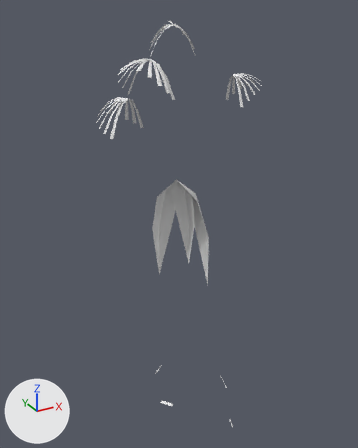
The OBJ model game/assets/models/plants/SM_Plant_FanPalmMature_Leaf_LOD1.obj, before and after one commit.
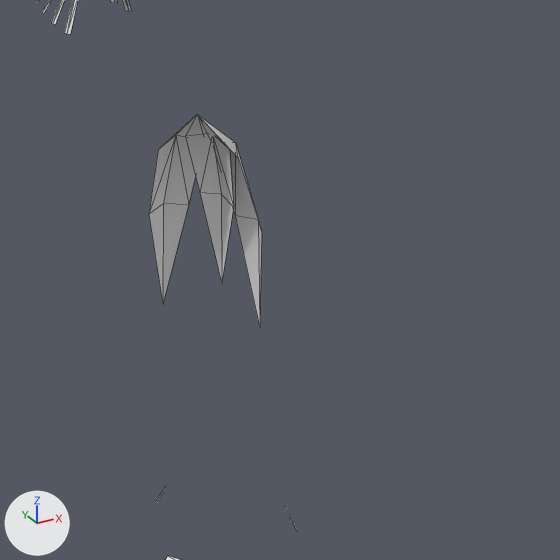
Each version is shown whole from a camera (50 mm lens) standing at (-4.18, -7.71, 7.9) and looking at (0.08, 0.04, 4.02), then close up on the part from 22% to 100% of the width and 27% to 90% of the height. Lighting does not change. The marker at lower left points along +X, +Y and +Z. The older version's two pictures come first. The close-ups show mesh edges as thin lines. Where no turn or scale is listed for an object, it has been applied to the vertices. Vertices at exactly the same position are counted once.

The first close-up shows 'SM_Plant_FanPalmMature_Leaf_LOD1'.
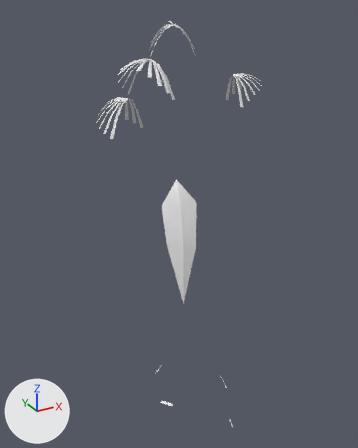
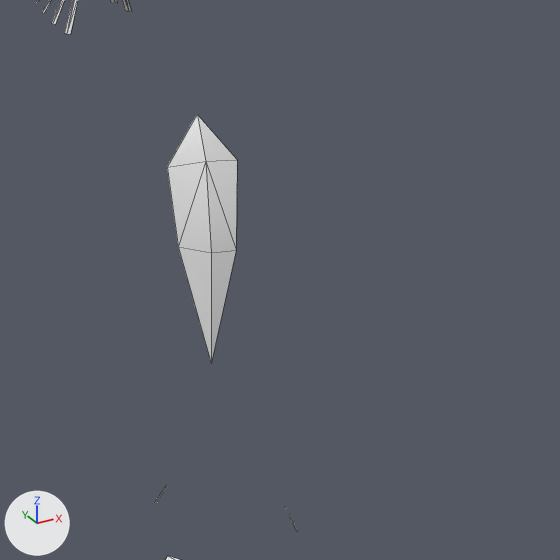
Changed parts and their boxes (x1, y1, x2, y2) in the close-ups (560 x 560 px):
part 1 of me_sm_plant_fanpalmmature_leaf_lod1, reshaped
    before: (149, 115, 262, 326)
    after: (167, 115, 237, 363)

The edits, one by one:
me_sm_plant_fanpalmmature_leaf_lod1 is used by ob_sm_plant_fanpalmmature_leaf_lod1; location (0.0, 0.0, 0.0).
me_sm_plant_fanpalmmature_leaf_lod1 had 566 vertices, 560 faces and spanned x -1.23..1.48, y -1.64..1.46, z -0.03..7.65.
me_sm_plant_fanpalmmature_leaf_lod1 now has 552 vertices, 544 faces and spans x -1.23..1.48, y -1.64..1.46, z -0.03..7.65.
Part 1, on me_sm_plant_fanpalmmature_leaf_lod1:
14 vertices are removed from x 0.06..0.72, y -0.28..0.46, z 2.5..4.67.
16 faces are deleted.
7 vertices move from x -0.27..0.24, y 0.27..0.71, z 2.6..4.63 to x -0.36..0.2, y -0.69..-0.08, z 2.68..4.65.
